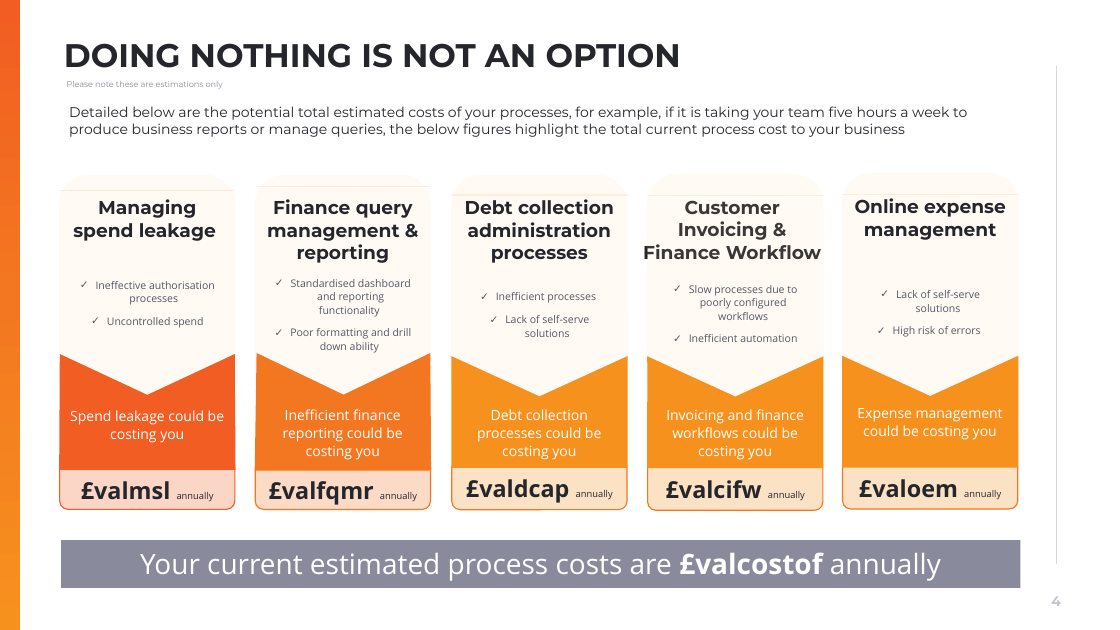
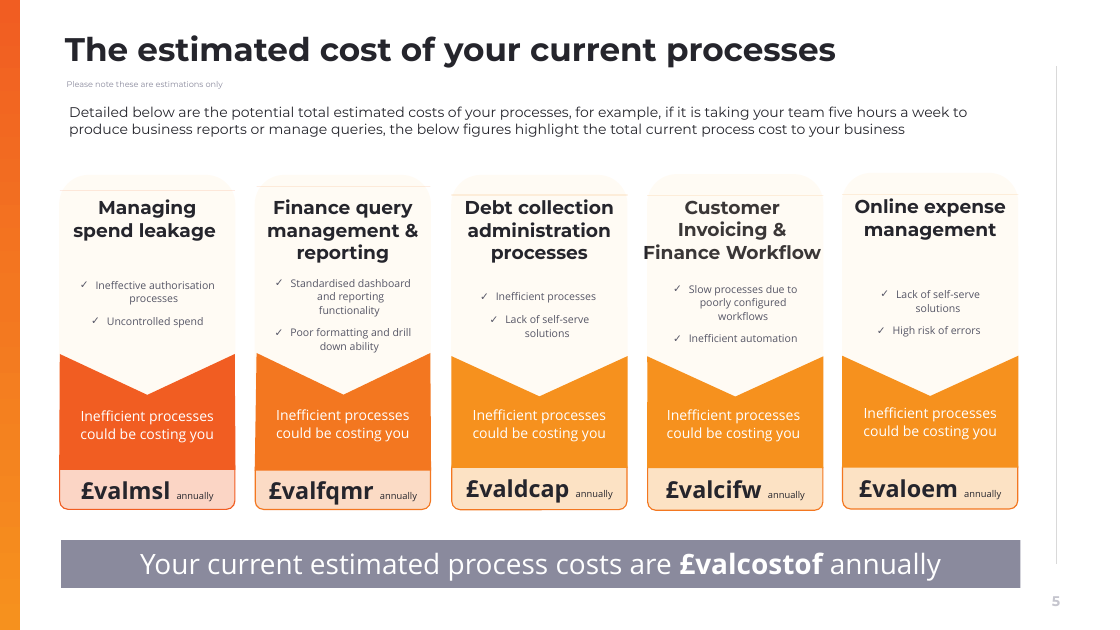
Before and after one commit to muratozdemirpiblo/ppt-api, a slide deck: slide 5 of sales.pptx (slide 4 before the commit). Drawn at 1120x630 pixels with LibreOffice and Linux fonts; fonts in the diff are those of the drawing; background and template pictures are left out. Boxes give left, top, right and bottom in pixels: in the first picture for what was removed or moved away, otherwise in the second. Text is boxed around its words. In the diff, an @@ line names an element or a change of style, - is before the commit and + after.

```diff
--- a/sales.pptx
+++ b/sales.pptx
@@ title removed at [64, 43, 681, 68] @@
-DOING NOTHING IS NOT AN OPTION
@@ title added at [65, 35, 836, 68], 28 pt, text #25252C, bold @@
+The estimated cost of your current processes
@@ text at [80, 410, 214, 443]: text changed @@
-Spend leakage could be costing you
+Inefficient processes could be costing you
@@ text at [276, 409, 410, 442]: text changed @@
-Inefficient finance reporting could be costing you
+Inefficient processes could be costing you
@@ text at [473, 409, 606, 442]: text changed @@
-Debt collection processes could be costing you
+Inefficient processes could be costing you
@@ text at [667, 409, 849, 457]: text changed @@
-Invoicing and finance workflows could be costing you
+Inefficient processes could be costing you
@@ text at [863, 407, 997, 440]: text changed @@
-Expense management could be costing you
+Inefficient processes could be costing you
@@ page number at [1052, 596, 1060, 606]: text changed @@
-4
+5
```
Also in this commit, not shown: 4 other slides changed, 1 slide added, 1 other file.
